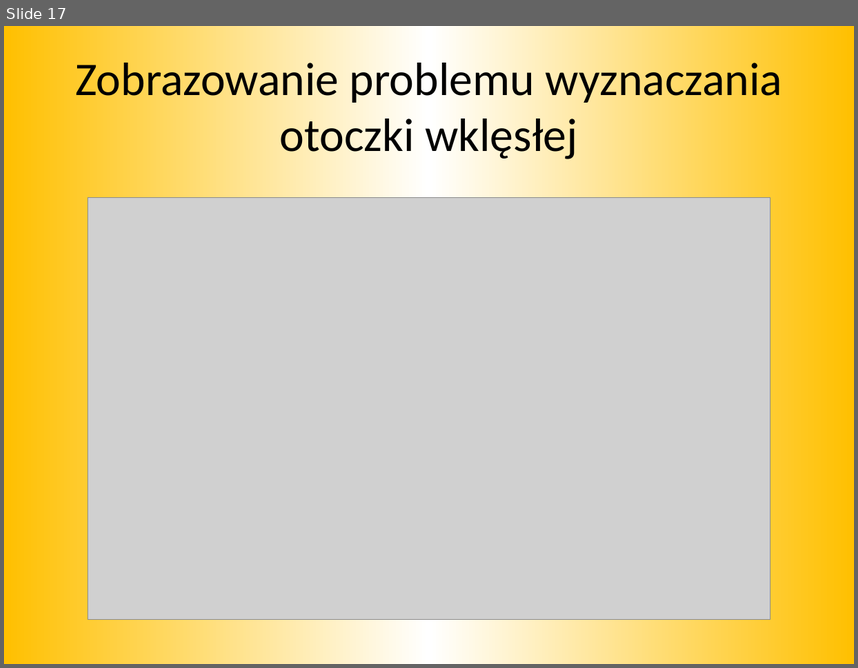
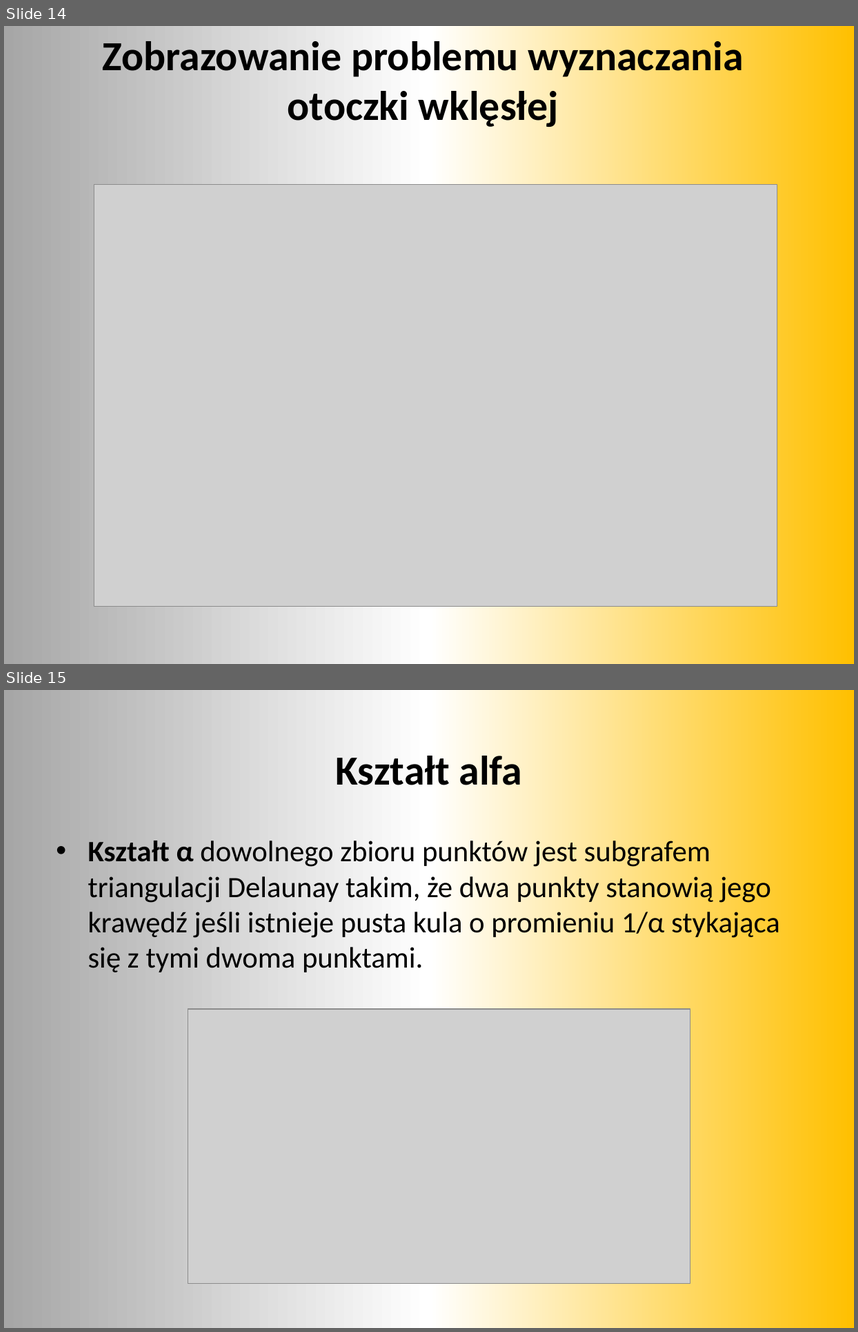
Before and after one commit to mkapiczy/DronVision, a slide deck: Dokumenty/Obrona/Prezentacja.pptx. Shown one above the other, each under a label of ours: slide 17 before the commit, slides 14 and 15 after it. The pictures are 858x668 and 858x1332 pixels, drawn with LibreOffice and Linux fonts; fonts in the diff are those of the drawing; grey boxes stand for pictures. Boxes give left, top, right and bottom in pixels: in the first picture for what was removed or moved away, otherwise in the second. Text is boxed around its words. In the diff, an @@ line names an element or a change of style, - is before the commit and + after.

```diff
--- a/Dokumenty/Obrona/Prezentacja.pptx
+++ b/Dokumenty/Obrona/Prezentacja.pptx
@@ slide 15 added at (4,690,854,1328), background gradient #A6A6A6 to #FFFFFF to #FFC000 @@
@@ title added at (335,756,523,785), 35 pt, text #000000, bold @@
+Kształt alfa
@@ text added at (88,837,780,972), 25 pt, text #000000 @@
+• Kształt α dowolnego zbioru punktów jest subgrafem triangulacji Delaunay takim, że dwa punkty stanowią jego krawędź jeśli istnieje pusta kula o promieniu 1/α stykająca się z tymi dwoma punktami.
@@ picture added at (188,1009,691,1283) @@
@@ what was slide 17 is now slide 14 @@
@@ slide 14 changed as well @@
@@ background gradient #FFC000 to #FFFFFF to gradient #A6A6A6 to #FFFFFF to #FFC000 @@
@@ title "Zobrazowanie problemu wyznaczania otoczki wklęsłej": place and size @@
-title "Zobrazowanie problemu wyznaczania otoczki wklęsłej" at (75,56,782,163)
+title "Zobrazowanie problemu wyznaczania otoczki wklęsłej" at (102,36,744,130)
@@ title "Zobrazowanie problemu wyznaczania otoczki wklęsłej" at (102,36,744,130): size 39.6 to 35 pt, bold on @@
@@ picture: place and size @@
-picture at (87,198,770,619)
+picture at (94,184,777,606)
```
Also in this commit, not shown: 16 other slides changed, 9 other slides added, 11 slides removed, 4 other files.
